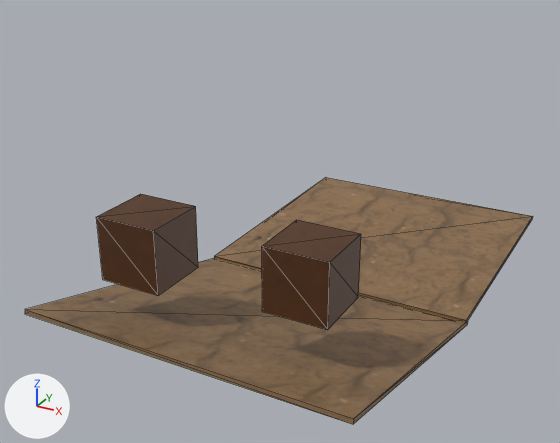
The glTF model assets/game.glb, before and after one commit.
One viewpoint serves both versions: a 50 mm camera at (3.81, -6.6, 4.53) aimed at (-0.48, 1.19, 0.63). The axes (+X, +Y, +Z) are drawn at lower left. The lights are the same throughout. The picture after the commit comes second. Mesh edges are drawn as thin lines. Where no turn or scale is listed for an object, it has been applied to the vertices.

The first picture shows 'Cube.001', 'ground.001', 'ground.002', 'player'.
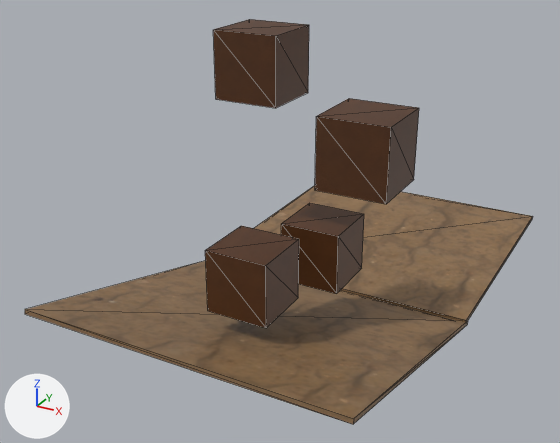
What differs and where, as boxes [x1, y1, x2, y2] in the pictures (560 x 443 px):
'Cube.001', moved, rescaled: before [96, 194, 198, 296]; after [315, 98, 419, 204]
'player', moved: before [262, 220, 361, 330]; after [213, 19, 309, 108]
'player.002', added (brown): after [205, 226, 299, 328]
'player.003', added (brown): after [281, 203, 364, 294]

Edits to the bpy script that builds the scene:
```text
Change ob_player:
    ob_player.location: (0.87, -0.64, 1.08) -> (-0.13, 0.19, 2.85)
Change ob_cube_001:
    ob_cube_001.location: (-0.93, -0.83, 1.07) -> (1.25, -0.3, 2.29)
    ob_cube_001.scale: (0.358, 0.358, 0.358) -> (0.348, 0.348, 0.348)
Add ob_player_003:
    ob_player_003 = bpy.data.objects.new('player.003', me_cube)
    ob_player_003.location = (0.37, 0.65, 0.71)
    ob_player_003.scale = (0.348, 0.348, 0.348)
Add ob_player_002:
    ob_player_002 = bpy.data.objects.new('player.002', me_cube)
    ob_player_002.location = (0.12, -0.47, 0.79)
    ob_player_002.scale = (0.348, 0.348, 0.348)
```
